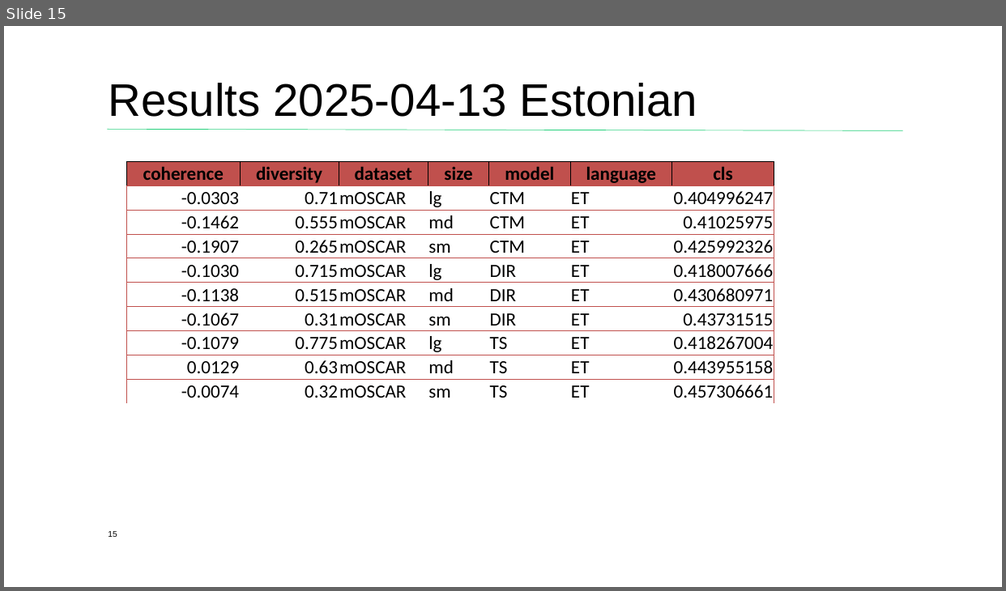
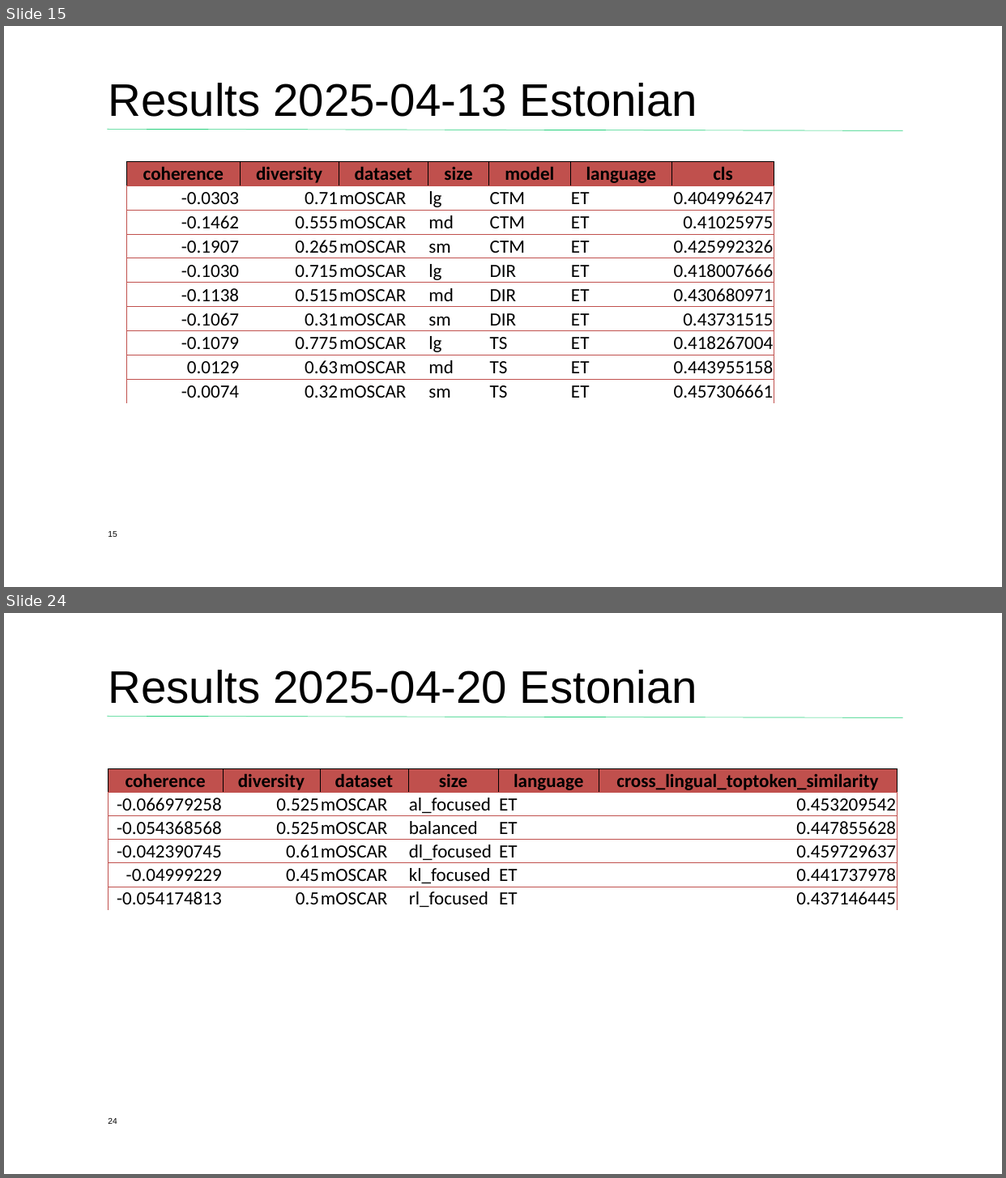
Before and after one commit to JuanCorp/thesis_project, a slide deck: Thesis_Progress_Presentation [Autosaved].pptx. Shown one above the other, each under a label of ours: slide 15 before the commit, slides 15 and 24 after it; the slides between them are not shown. The pictures are 1006x591 and 1006x1178 pixels, drawn with LibreOffice and Linux fonts; fonts in the diff are those of the drawing; background and template pictures are left out. Boxes give left, top, right and bottom in pixels: in the first picture for what was removed or moved away, otherwise in the second. Text is boxed around its words. In the diff, an @@ line names an element or a change of style, - is before the commit and + after.

Commit message:
Added results of loss experiments

```diff
--- a/Thesis_Progress_Presentation [Autosaved].pptx
+++ b/Thesis_Progress_Presentation [Autosaved].pptx
@@ slide 24 added at [4,613,1002,1174], background #FFFFFF; not listed: 1 template element that a slide beside it also shows @@
@@ title added at [108,670,698,704], 44 pt, text #000000 @@
+Results 2025-04-20 Estonian
@@ table added at [108,769,897,910], 6 rows, 6 columns @@
+coherence | diversity | dataset | size | language | cross_lingual_toptoken_similarity
+-0.066979258 | 0.525 | mOSCAR | al_focused | ET | 0.453209542
+-0.054368568 | 0.525 | mOSCAR | balanced | ET | 0.447855628
+-0.042390745 | 0.61 | mOSCAR | dl_focused | ET | 0.459729637
+-0.04999229 | 0.45 | mOSCAR | kl_focused | ET | 0.441737978
+-0.054174813 | 0.5 | mOSCAR | rl_focused | ET | 0.437146445
@@ page number added at [108,1118,117,1124], 8 pt, text #000000 @@
+24
```
Also in this commit, not shown: 8 other slides added, 51 other files.
